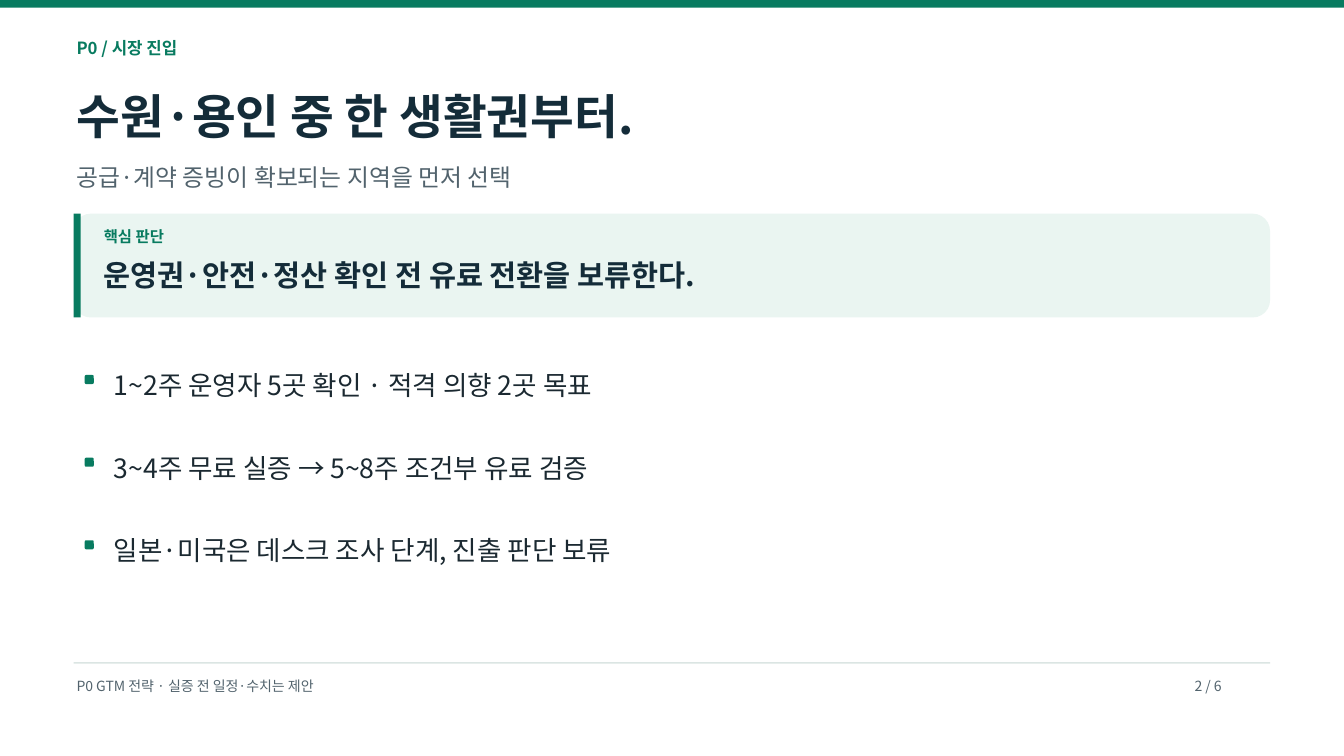
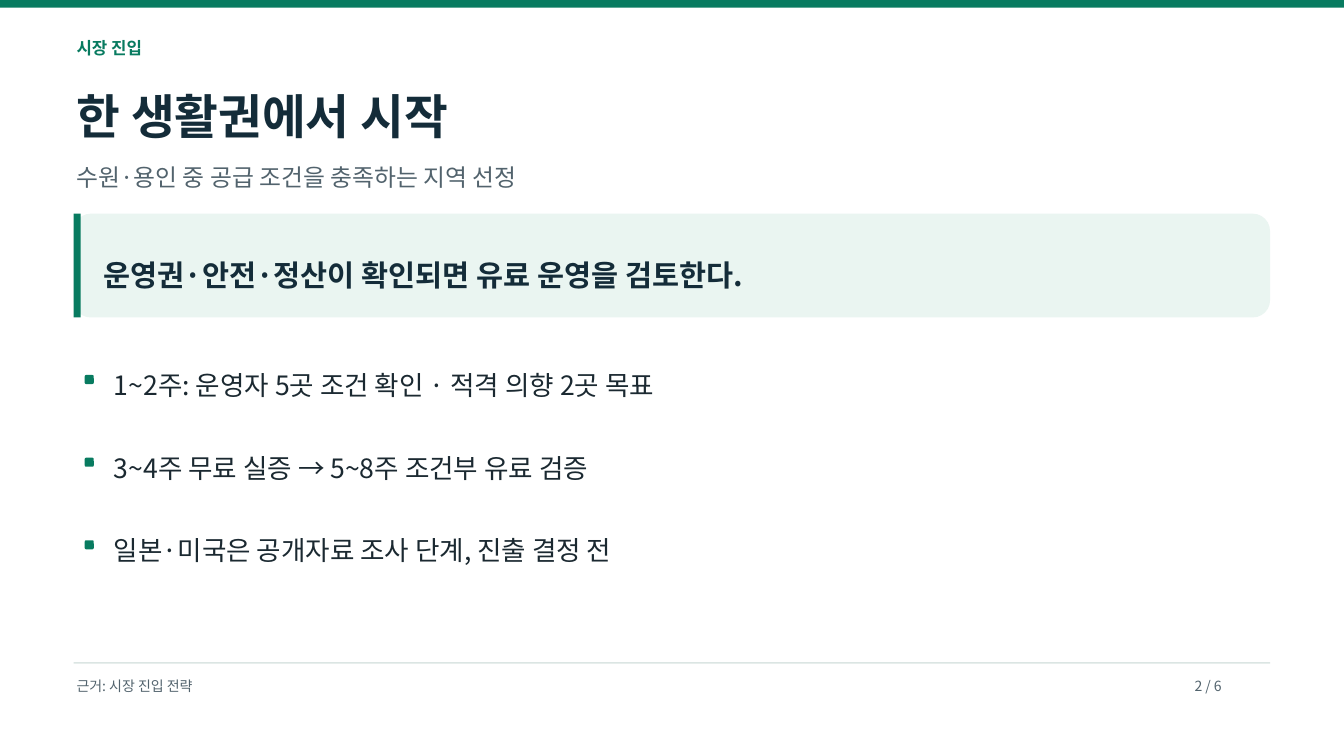
Before and after one commit to dohyunkimmm/footmate-case-study, a slide deck: slide 2 of src/case-study/downloads/footmate_strategy_p0_p2.pptx. Drawn at 1344x756 pixels with LibreOffice and Linux fonts; fonts in the diff are those of the drawing. Boxes give left, top, right and bottom in pixels: in the first picture for what was removed or moved away, otherwise in the second. Text is boxed around its words. In the diff, an @@ line names an element or a change of style, - is before the commit and + after.

```diff
--- a/src/case-study/downloads/footmate_strategy_p0_p2.pptx
+++ b/src/case-study/downloads/footmate_strategy_p0_p2.pptx
@@ text at box(77, 40, 142, 56): text changed @@
-P0 / 시장 진입
+시장 진입
@@ text at box(77, 93, 449, 139): text changed @@
-수원·용인 중 한 생활권부터.
+한 생활권에서 시작
@@ text at box(77, 166, 517, 188): text changed @@
-공급·계약 증빙이 확보되는 지역을 먼저 선택
+수원·용인 중 공급 조건을 충족하는 지역 선정
@@ text removed at box(104, 229, 164, 244) @@
-핵심 판단
@@ text at box(104, 261, 743, 289): text changed @@
-운영권·안전·정산 확인 전 유료 전환을 보류한다.
+운영권·안전·정산이 확인되면 유료 운영을 검토한다.
@@ text at box(114, 373, 654, 397): text changed @@
-1~2주 운영자 5곳 확인 · 적격 의향 2곳 목표
+1~2주: 운영자 5곳 조건 확인 · 적격 의향 2곳 목표
@@ text at box(114, 538, 611, 565): text changed @@
-일본·미국은 데스크 조사 단계, 진출 판단 보류
+일본·미국은 공개자료 조사 단계, 진출 결정 전
@@ text at box(77, 679, 193, 692): text changed @@
-P0 GTM 전략 · 실증 전 일정·수치는 제안
+근거: 시장 진입 전략
```
Also in this commit, not shown: 5 other slides changed, 15 other files.
